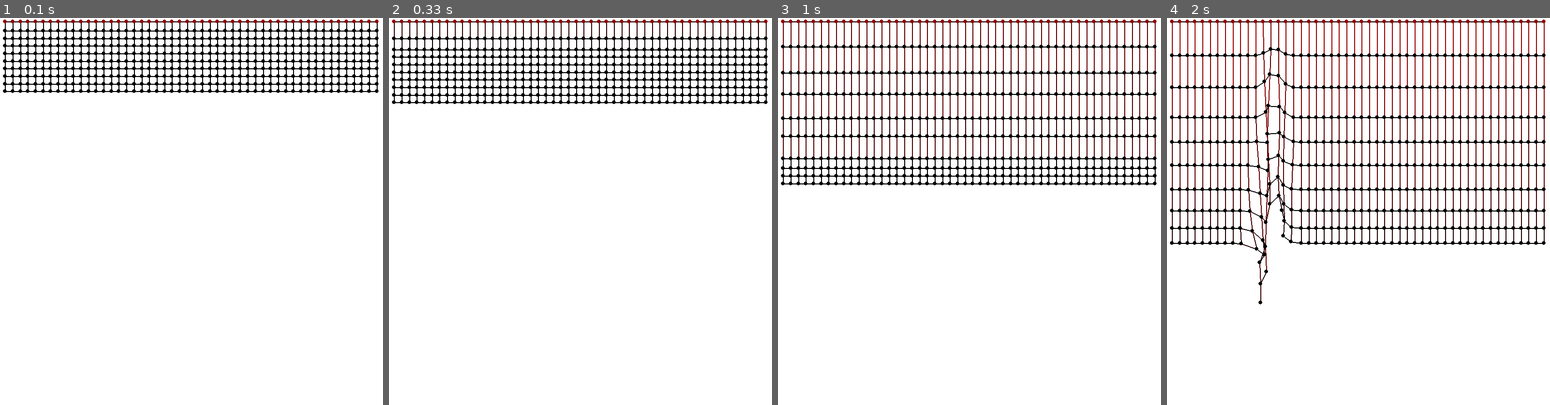
Above: before the commit, frames 1-4 (left to right).
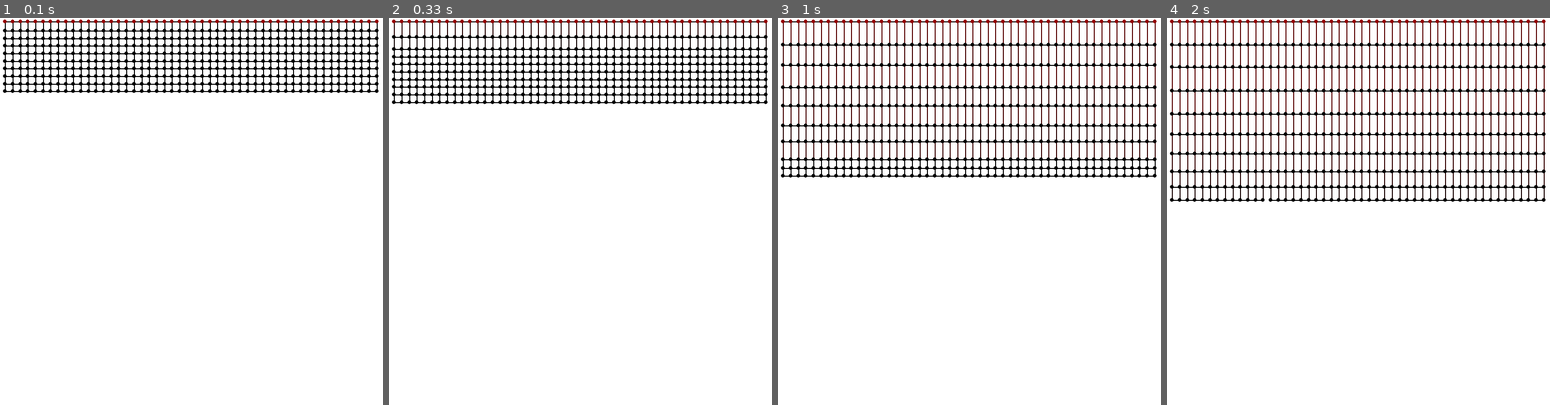
Above: after the commit, the same moments.

Repository: NicoNoell/Python-Projects
Game: pygame game, started from Cloth Simulation/main.py
Two runs of this game, one before a commit and one after it. Both use one fixed random seed, a clock stepped at 60 frames per second and the inputs below.
Inputs (mouse positions are in pixels of both pictures, inside the frame that each line leads up to):
- Up to frame 1 (0.1 s): no input
- Up to frame 2 (0.33 s): no input
- Up to frame 3 (1 s): press the mouse at (877, 215) at 0.37 s; move the mouse to (942, 257) at 0.47 s; release the mouse at (1007, 296) at 0.6 s
- Up to frame 4 (2 s): press the mouse at (1266, 215) at 1.2 s; move the mouse to (1301, 261) at 1.3 s; release the mouse at (1339, 312) at 1.43 s

Frame 1 is identical in both runs. In frame 2, 1.6% of the frame differs, in the area x 0-99%, y 4-21%; in frame 3, 7.7%; in frame 4, 14%, in the area x 0-99%, y 1-74%.

Commit message:
Added Cloth Simulation to Readme.md

Diff:
--- a/Cloth Simulation/main.py
+++ b/Cloth Simulation/main.py
@@ -8,10 +8,10 @@
 GRAVITY = 0.5
 POINTSX, POINTSY = 50, 10
 FRICTION_WALL = 0.9
-FRICTION_CONNECTION = 0.98
+FRICTION_CONNECTION = 0.97
 MIN_CONNECTION_LENGTH = 20
 MAX_CONNECTION_LENGTH = 100
-STIFFNESS = 0.2
+STIFFNESS = 0.3
 
 points = []
 connections = []
Binary file added: Images/Cloth-Demo.png
Not shown, changed: README.md
